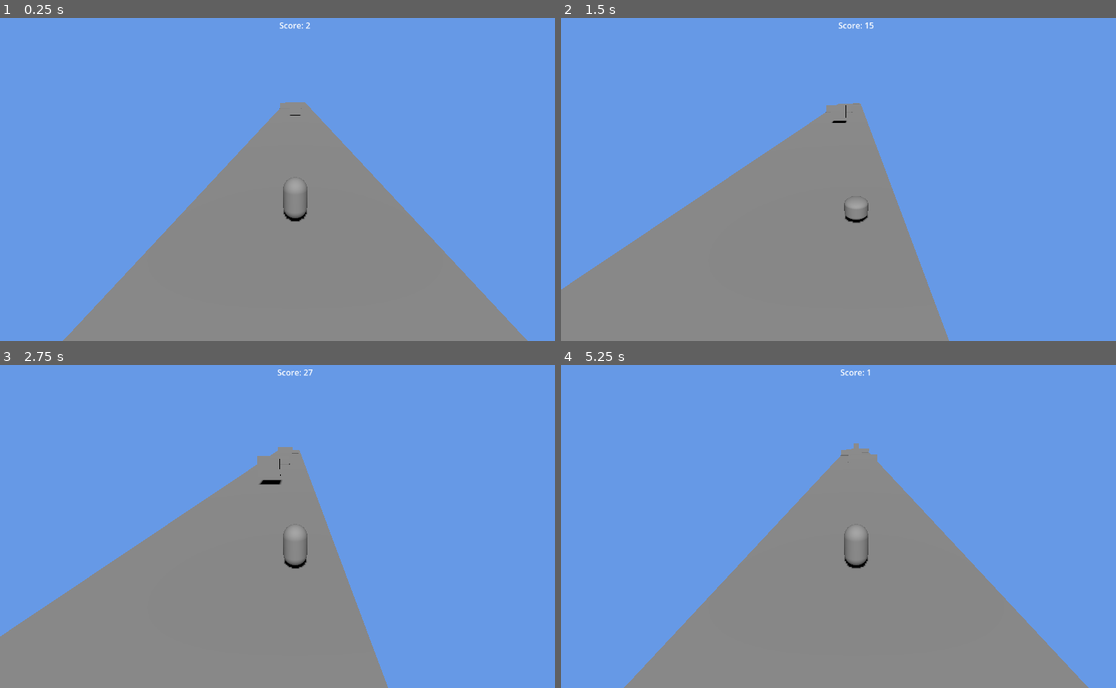
Above: before the commit, frames 1-4 (two rows, left to right).
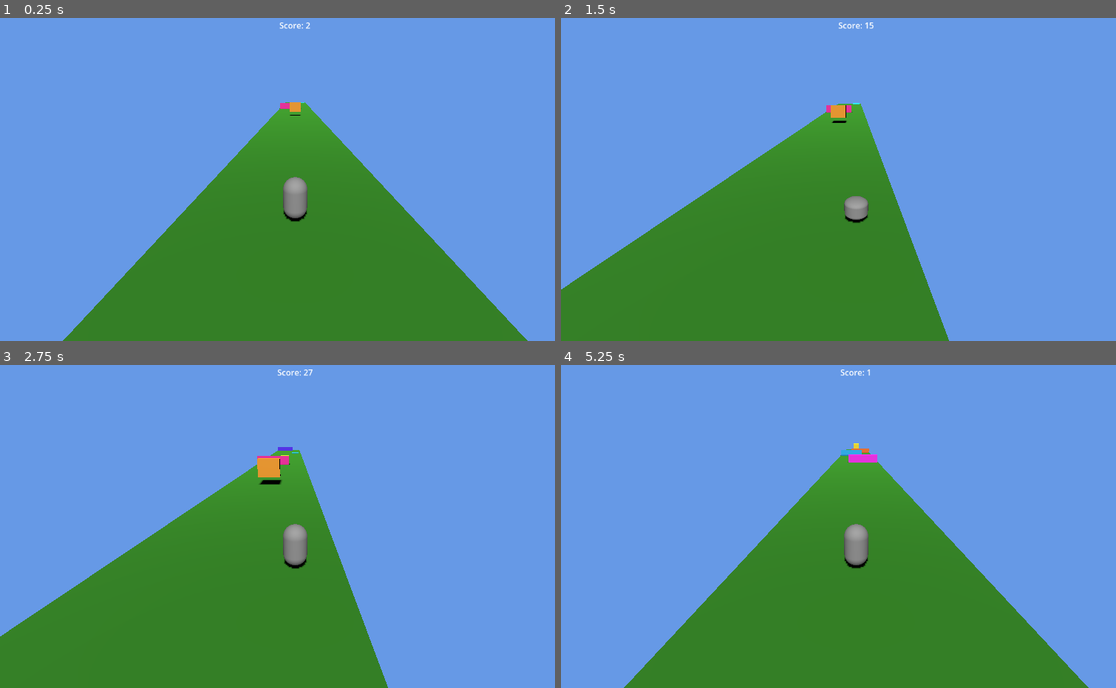
Above: after the commit, the same moments.

Repository: diigel/running-games
Game: Godot game, scene res://main.tscn
Same seed, same stepped clock (60 frames per second), same inputs: the game is played once before the commit and once after it.
Inputs:
- Up to frame 1 (0.25 s): no input
- Up to frame 2 (1.5 s): tap Enter (ui_accept) at 0.5, 0.77, 1.25 s; hold Right (ui_right) 0.53-1.28 s; hold Down (ui_down) from 1.28 s (still down)
- Up to frame 3 (2.75 s): tap Enter (ui_accept) at 1.52 s; release Down (ui_down) at 2.03 s; hold Right (ui_right) from 2.03 s (still down)
- Up to frame 4 (5.25 s): tap Enter (ui_accept) at 3.02, 3.77, 4.52 s; release Right (ui_right) at 3.53 s; hold Left (ui_left) 3.53-5 s; click "Restart" at 5 s

The runs differ from the first frame. In frame 1, 32% of the frame differs, in the area x 11-96%, y 26-100%; in frame 2, 31%; in frame 3, 31%; in frame 4, 32%, in the area x 11-96%, y 24-100%.

Commit message:
feat(visuals): add random colors for obstacles and grass green for track floor

Diff:
--- a/obstacle.gd
+++ b/obstacle.gd
@@ -3,8 +3,17 @@
 
 func _ready() -> void:
 	body_entered.connect(_on_body_entered)
+	_apply_random_color()
 
 
 func _on_body_entered(body: Node3D) -> void:
 	if body.is_in_group("player"):
 		get_tree().call_group("game_manager", "on_obstacle_hit")
+
+
+func _apply_random_color() -> void:
+	var mat := StandardMaterial3D.new()
+	# Random hue, high saturation + brightness — vivid and distinct from floor
+	mat.albedo_color = Color.from_hsv(randf(), 0.85, 0.95)
+	mat.roughness = 0.6
+	$MeshInstance3D.material_override = mat
--- a/track_chunk.gd
+++ b/track_chunk.gd
@@ -10,7 +10,17 @@
 const CHUNK_LENGTH: float = 20.0
 const DELETE_BUFFER: float = 30.0   # units behind player before deletion
 
+# Grass green — no texture needed, just a rich flat color
+const GRASS_COLOR: Color = Color(0.18, 0.52, 0.1, 1.0)
+
 var player: CharacterBody3D = null
+
+
+func _ready() -> void:
+	var mat := StandardMaterial3D.new()
+	mat.albedo_color = GRASS_COLOR
+	mat.roughness = 0.85   # matte, not shiny
+	$MeshInstance3D.material_override = mat
 
 
 func setup(player_ref: CharacterBody3D, grace: bool = false) -> void:
